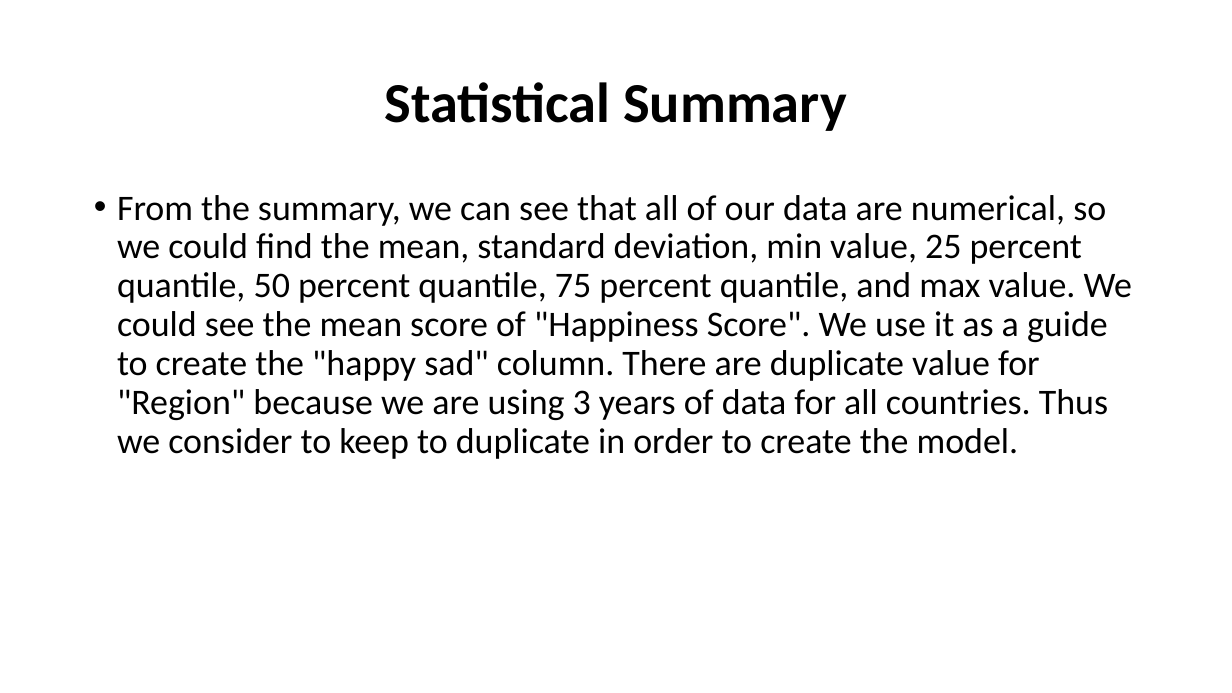
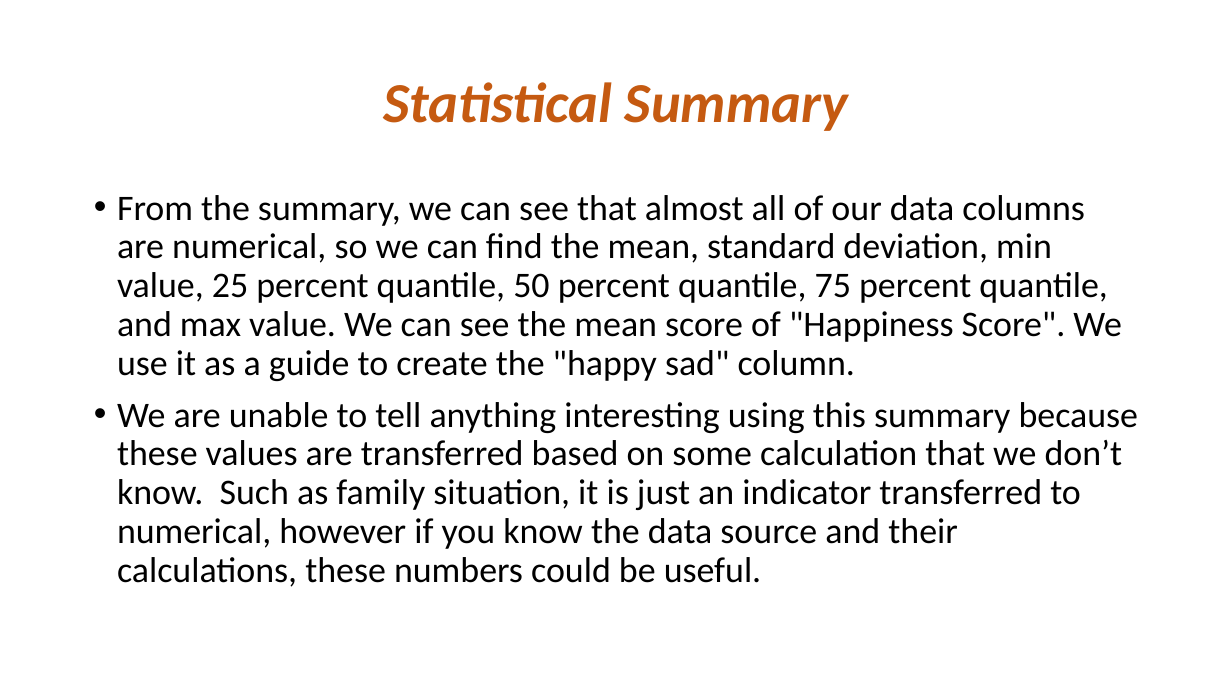
Before and after one commit to wqx13579/Happiness, a slide deck: slide 6 of Final_presentation.pptx. Drawn at 1232x693 pixels with LibreOffice and Linux fonts; fonts in the diff are those of the drawing. Boxes give left, top, right and bottom in pixels: in the first picture for what was removed or moved away, otherwise in the second. Text is boxed around its words. In the diff, an @@ line names an element or a change of style, - is before the commit and + after.

```diff
--- a/Final_presentation.pptx
+++ b/Final_presentation.pptx
@@ title "Statistical Summary" at [383, 82, 848, 131]: text colour #000000 to #C55A11, italic on @@
@@ text at [117, 195, 1139, 587]: text changed @@
-• From the summary, we can see that all of our data are numerical, so we could find the mean, standard deviation, min value, 25 percent quantile, 50 percent quantile, 75 percent quantile, and max value. We could see the mean score of "Happiness Score". We use it as a guide to create the "happy sad" column. There are duplicate value for "Region" because we are using 3 years of data for all countries. Thus we consider to keep to duplicate in order to create the model.
+• From the summary, we can see that almost all of our data columns are numerical, so we can find the mean, standard deviation, min value, 25 percent quantile, 50 percent quantile, 75 percent quantile, and max value. We can see the mean score of "Happiness Score". We use it as a guide to create the "happy sad" column.
+• We are unable to tell anything interesting using this summary because these values are transferred based on some calculation that we don’t know. Such as family situation, it is just an indicator transferred to numerical, however if you know the data source and their calculations, these numbers could be useful.
```
Also in this commit, not shown: 13 other slides changed, 2 slides added, 3 other files.
